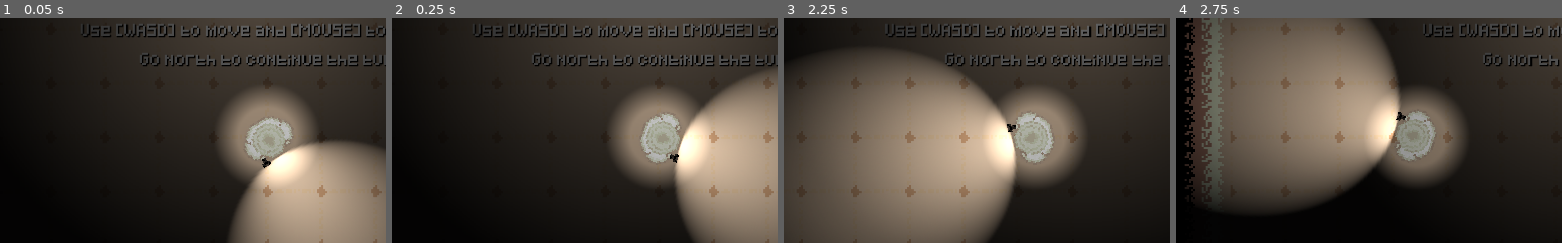
Above: before the commit, frames 1-4 (left to right).
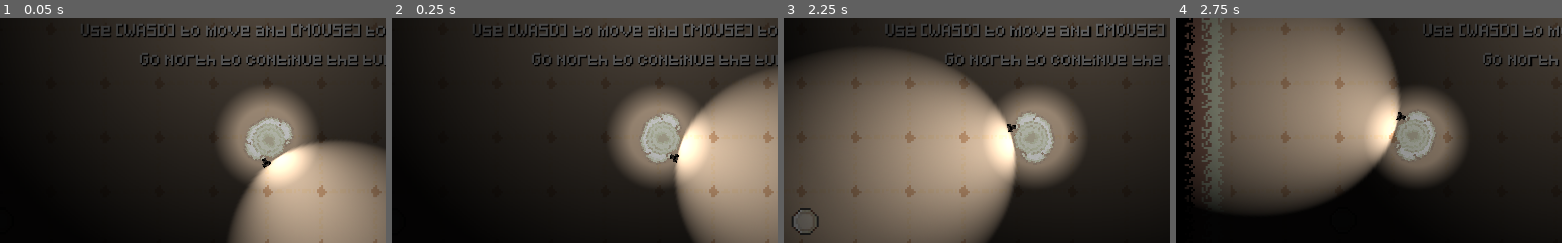
Above: after the commit, the same moments.

Repository: ToumaKamijou/Game-Making-A3
Game: Godot game, scene res://scenes/game_controller.tscn
Same seed, same stepped clock (60 frames per second), same inputs: the game is played once before the commit and once after it.
Inputs (mouse positions are % of the whole screen's width and height, from its top left):
- Up to frame 1 (0.05 s): no input
- Up to frame 2 (0.25 s): no input
- Up to frame 3 (2.25 s): tap Enter at 0.5 s; move the mouse to (43, 70) at 0.52 s; hold Space (change_flash_color) 0.53-1.28 s; hold W (move_up) 0.53-2.03 s; move the mouse to (79, 65) at 1.27 s; tap F (interact) at 1.35 s; move the mouse to (17, 35) at 2.02 s; hold A (move_left) from 2.03 s (still down); tap R at 2.1 s
- Up to frame 4 (2.75 s): keep holding A (move_left)
The pictures show only the part of the screen within x 14-64%, y 24-74%; the shares and areas given below are measured in that part.

The runs differ from the first frame. In frame 3, 0.2% of the frame differs, in the area x 2-10%, y 84-97%; in frame 4, less than 0.1%.

Commit message:
Score reset

Diff:
--- a/a-3-game/scenes/game_controller.tscn
+++ b/a-3-game/scenes/game_controller.tscn
@@ -11,6 +11,7 @@
 [ext_resource type="Script" uid="uid://kbay1d6mjx8i" path="res://scenes/2D/levels/checkpoint_manager.gd" id="7_burlk"]
 [ext_resource type="PackedScene" uid="uid://bfxd2d47uaq1q" path="res://scenes/2D/death/Checkpoint.tscn" id="7_d6ul8"]
 [ext_resource type="PackedScene" uid="uid://c7cj176uek2m6" path="res://scenes/2D/levels/glass_level.tscn" id="8_h0hye"]
+[ext_resource type="PackedScene" uid="uid://d3wlvkrkhjw2b" path="res://scenes/2D/items/coin.tscn" id="12_kredl"]
 
 [node name="GameController" type="Node2D"]
 script = ExtResource("1_d6ul8")
@@ -72,3 +73,6 @@
 bbcode_enabled = true
 text = "SCORE: 0"
 visible_characters_behavior = 1
+
+[node name="Coin" parent="." instance=ExtResource("12_kredl")]
+position = Vector2(-256, 74)
--- a/a-3-game/scripts/2D/player/player.gd
+++ b/a-3-game/scripts/2D/player/player.gd
@@ -19,7 +19,7 @@
 @onready var _area_check: ShapeCast2D = $AreaCheck
 var safe := false
 
-var score: int = 9
+var score: int = 0
 @onready var _score_text: RichTextLabel = $"../../Display/ScoreContainer/Score"
 
 var checkpoint: Area2D
Not shown: 1 places in a-3-game/scenes/game_controller.tscn that only renumber resources
